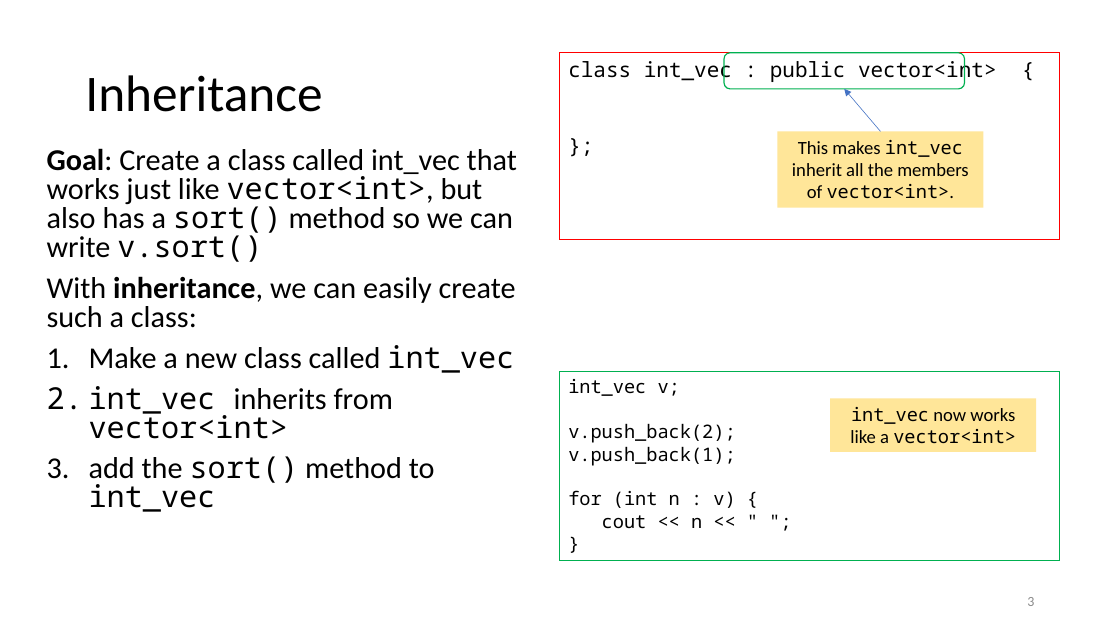
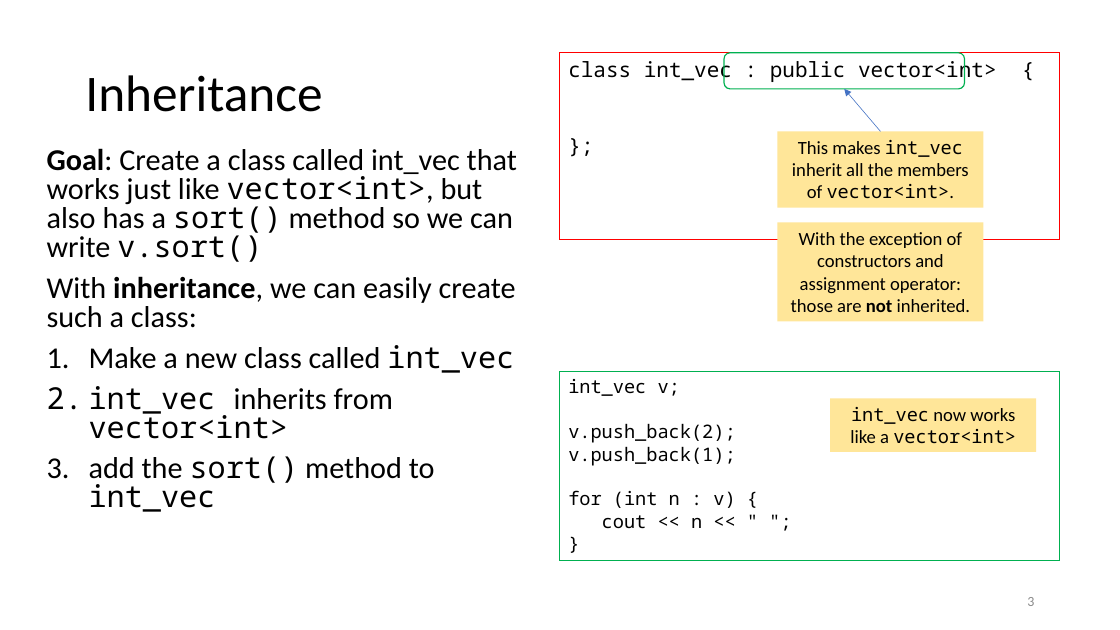
Before and after one commit to tjd1234/cmpt135spring2024, a slide deck: slide 3 of sample_code/week6/week6_cmpt135.pptx. Drawn at 1120x630 pixels with LibreOffice and Linux fonts; fonts in the diff are those of the drawing. Boxes give left, top, right and bottom in pixels: in the first picture for what was removed or moved away, otherwise in the second. Text is boxed around its words. In the diff, an @@ line names an element or a change of style, - is before the commit and + after.

```diff
--- a/sample_code/week6/week6_cmpt135.pptx
+++ b/sample_code/week6/week6_cmpt135.pptx
@@ rectangle added at [778, 223, 984, 322], fill #FFE699, 16 pt, text #000000 @@
+With the exception of constructors and assignment operator: those are not inherited.
```
Also in this commit, not shown: 28 other slides changed, 6 slides added.
